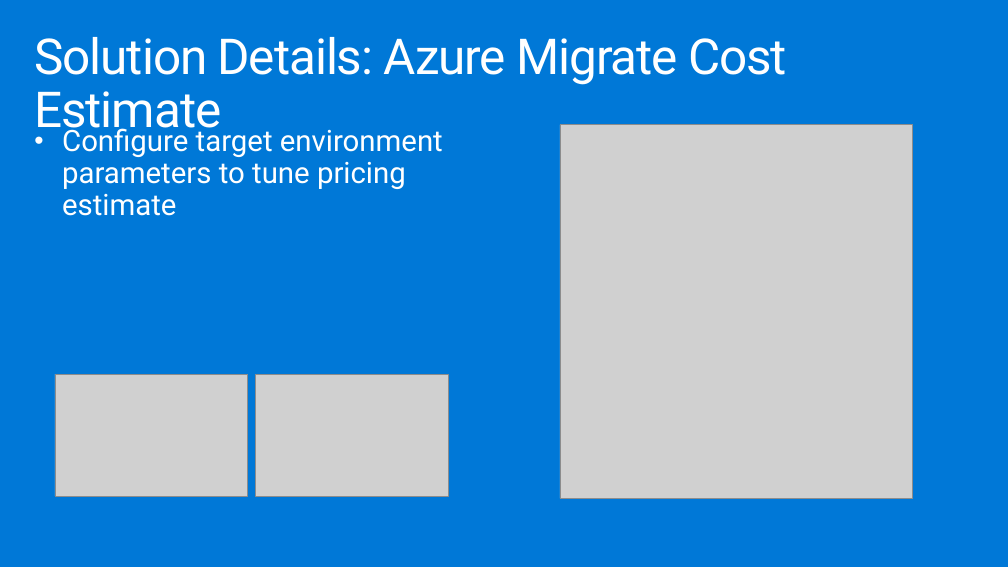
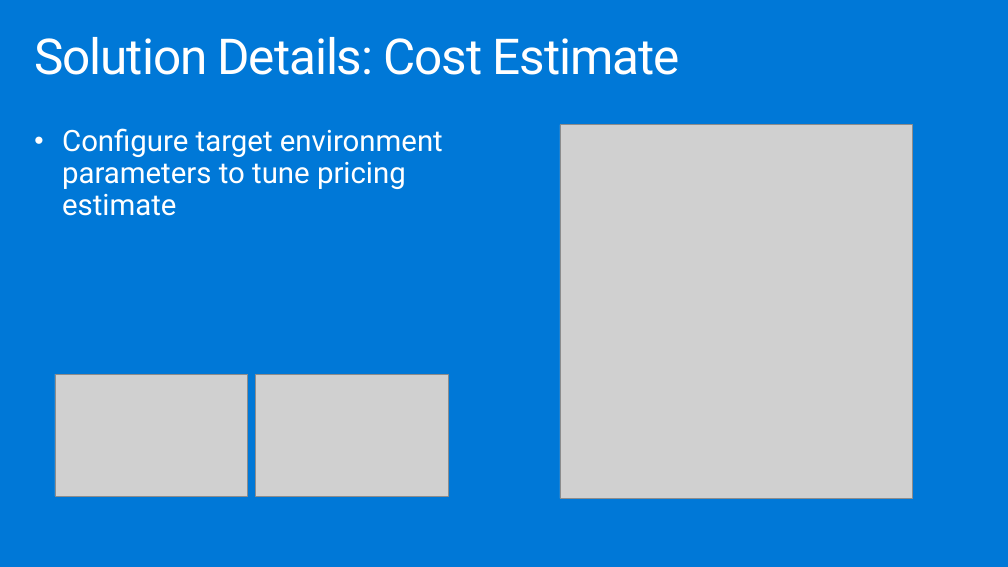
Before and after one commit to yachoukh/MCW-Line-of-business-application-migration, a slide deck: slide 22 of Whiteboard design session/WDS trainer presentation - Line-of-business application migration.pptx. Drawn at 1008x567 pixels with LibreOffice and Linux fonts; fonts in the diff are those of the drawing; grey boxes stand for pictures. Boxes give left, top, right and bottom in pixels: in the first picture for what was removed or moved away, otherwise in the second. Text is boxed around its words. In the diff, an @@ line names an element or a change of style, - is before the commit and + after.

```diff
--- a/Whiteboard design session/WDS trainer presentation - Line-of-business application migration.pptx
+++ b/Whiteboard design session/WDS trainer presentation - Line-of-business application migration.pptx
@@ title at [34,37,680,75]: text changed @@
-Solution Details: Azure Migrate Cost Estimate
+Solution Details: Cost Estimate
```
Also in this commit, not shown: 15 other slides changed, 5 other files.
